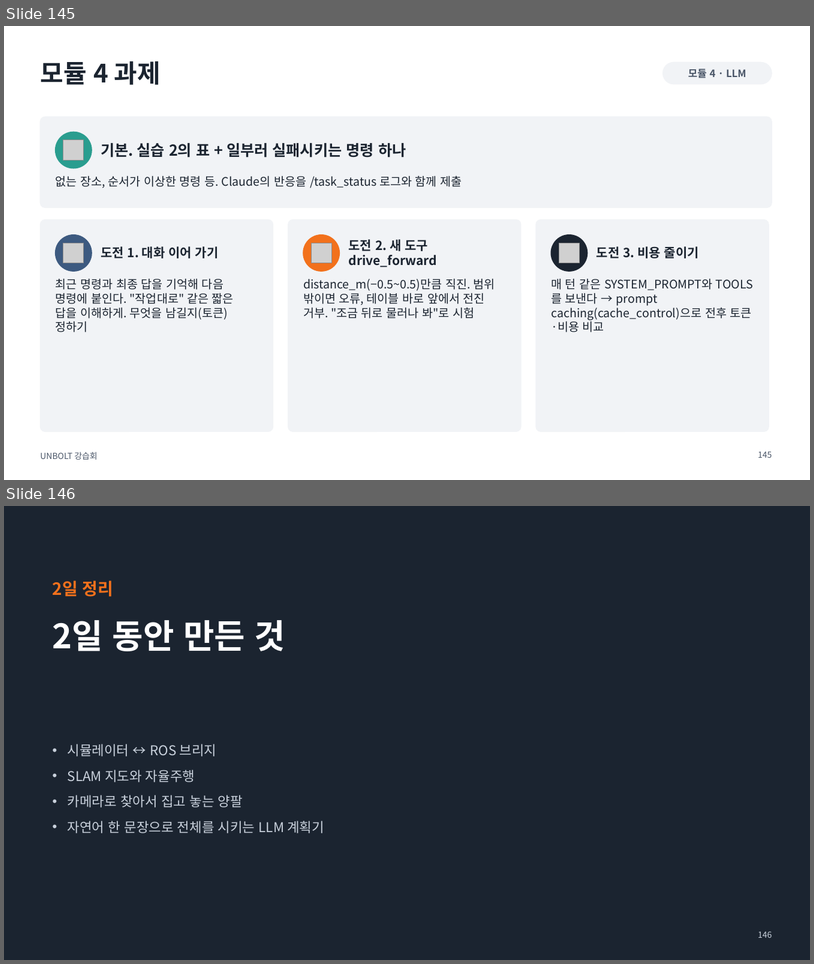
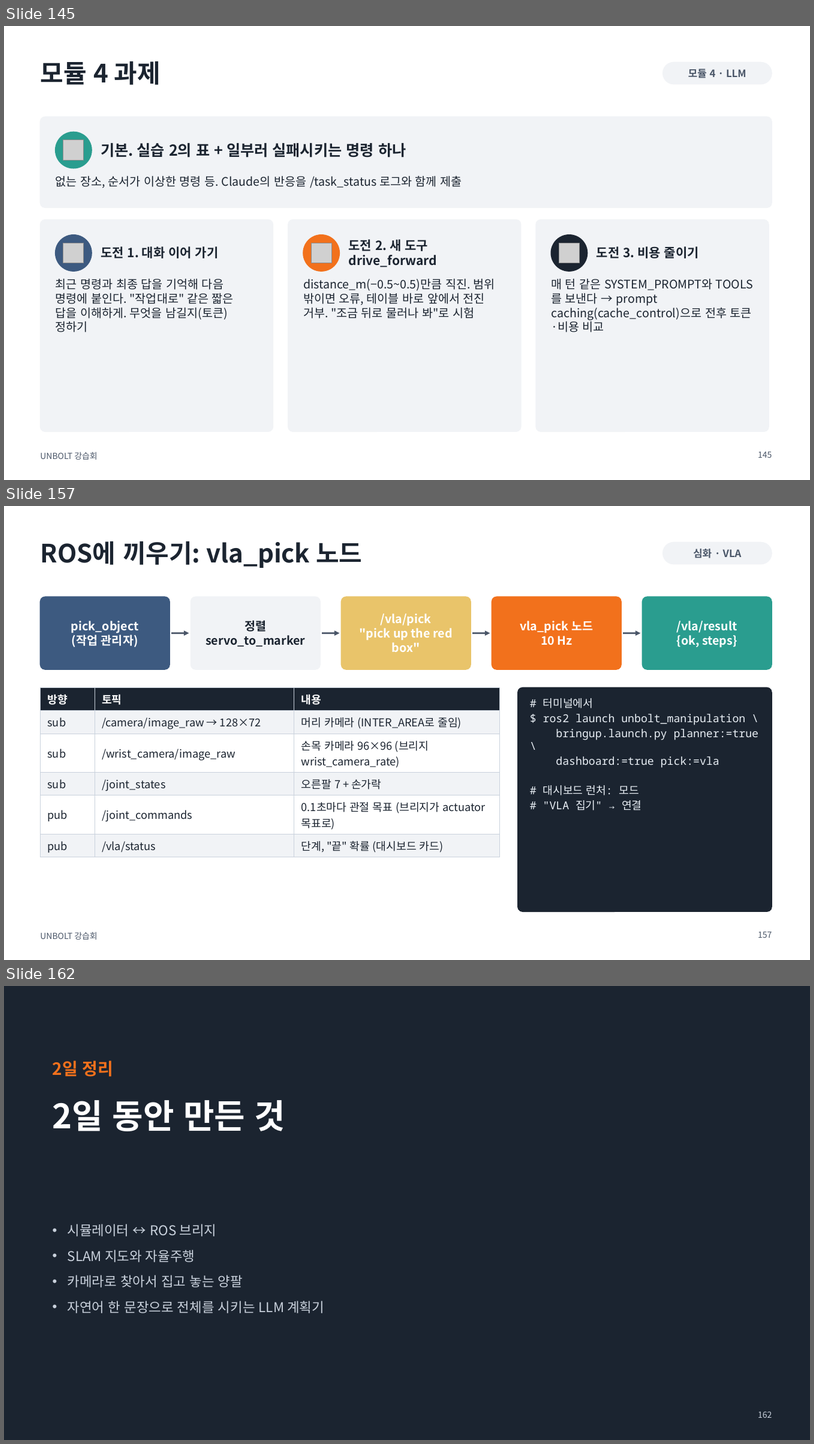
Before and after one commit to sejiny3/AIRLAB, a slide deck: workshop/slides/UNBOLT_workshop.pptx. Shown one above the other, each under a label of ours: slides 145 and 146 before the commit, slides 145, 157 and 162 after it; the slides between them are not shown. The pictures are 814x964 and 814x1444 pixels, drawn with LibreOffice and Linux fonts; fonts in the diff are those of the drawing; grey boxes stand for pictures. Boxes give left, top, right and bottom in pixels: in the first picture for what was removed or moved away, otherwise in the second. Text is boxed around its words. In the diff, an @@ line names an element or a change of style, - is before the commit and + after.

```diff
--- a/workshop/slides/UNBOLT_workshop.pptx
+++ b/workshop/slides/UNBOLT_workshop.pptx
@@ slide 157 added at (4, 506, 810, 960), background #FFFFFF; not listed: 1 template element that a slide beside it also shows @@
@@ title added at (40, 541, 362, 568), 30 pt, text #1B2430, bold @@
+ROS에 끼우기: vla_pick 노드
@@ rounded rectangle added at (663, 542, 772, 564), fill #F1F3F6, outline #F1F3F6 1 pt @@
@@ text added at (693, 549, 742, 558), 12 pt, text #4A5668, bold @@
+심화 · VLA
@@ rounded rectangle added at (40, 597, 170, 669), fill #3D5A80, outline #3D5A80 1 pt @@
@@ rounded rectangle added at (191, 597, 320, 669), fill #F1F3F6, outline #F1F3F6 1 pt @@
@@ rounded rectangle added at (342, 597, 471, 669), fill #E9C46A, outline #E9C46A 1 pt @@
@@ text added at (360, 613, 452, 652), 14 pt, text #FFFFFF, bold @@
+/vla/pick
+"pick up the red box"
@@ rounded rectangle added at (492, 597, 621, 669), fill #F2711C, outline #F2711C 1 pt @@
@@ rounded rectangle added at (643, 597, 772, 669), fill #2A9D8F, outline #2A9D8F 1 pt @@
@@ text added at (71, 621, 139, 647), 14 pt, text #FFFFFF, bold @@
+pick_object
+(작업 관리자)
@@ text added at (206, 620, 305, 646), 14 pt, text #1B2430, bold @@
+정렬
+servo_to_marker
@@ text added at (520, 621, 593, 645), 14 pt, text #FFFFFF, bold @@
+vla_pick 노드
+10 Hz
@@ text added at (677, 621, 738, 648), 14 pt, text #FFFFFF, bold @@
+/vla/result
+{ok, steps}
@@ arrow added from (171, 633) to (189, 633), #4A5668 2 pt @@
@@ arrow added from (322, 633) to (340, 633), #4A5668 2 pt @@
@@ arrow added from (473, 633) to (491, 633), #4A5668 2 pt @@
@@ arrow added from (623, 633) to (641, 633), #4A5668 2 pt @@
@@ table added at (40, 687, 500, 855), 6 rows, 3 columns @@
+방향 | 토픽 | 내용
+sub | /camera/image_raw → 128×72 | 머리 카메라 (INTER_AREA로 줄임)
+sub | /wrist_camera/image_raw | 손목 카메라 96×96 (브리지 wrist_camera_rate)
+sub | /joint_states | 오른팔 7 + 손가락
+pub | /joint_commands | 0.1초마다 관절 목표 (브리지가 actuator 목표로)
+pub | /vla/status | 단계, "끝" 확률 (대시보드 카드)
@@ rounded rectangle added at (518, 687, 772, 912), fill #1B2430, outline #1B2430 1 pt @@
@@ text added at (543, 698, 759, 810), 13 pt, text #E8EEF4 @@
+# 터미널에서
+$ ros2 launch unbolt_manipulation \
+bringup.launch.py planner:=true \
+dashboard:=true pick:=vla
+# 대시보드 런처: 모드
+# "VLA 집기" → 연결
@@ page number added at (758, 931, 772, 937), 10 pt, text #4A5668 @@
+157
@@ what was slide 146 is now slide 162 @@
@@ page number at (758, 1411, 772, 1417): text changed @@
-146
+162
```
Also in this commit, not shown: 15 other slides added, 34 other files.
